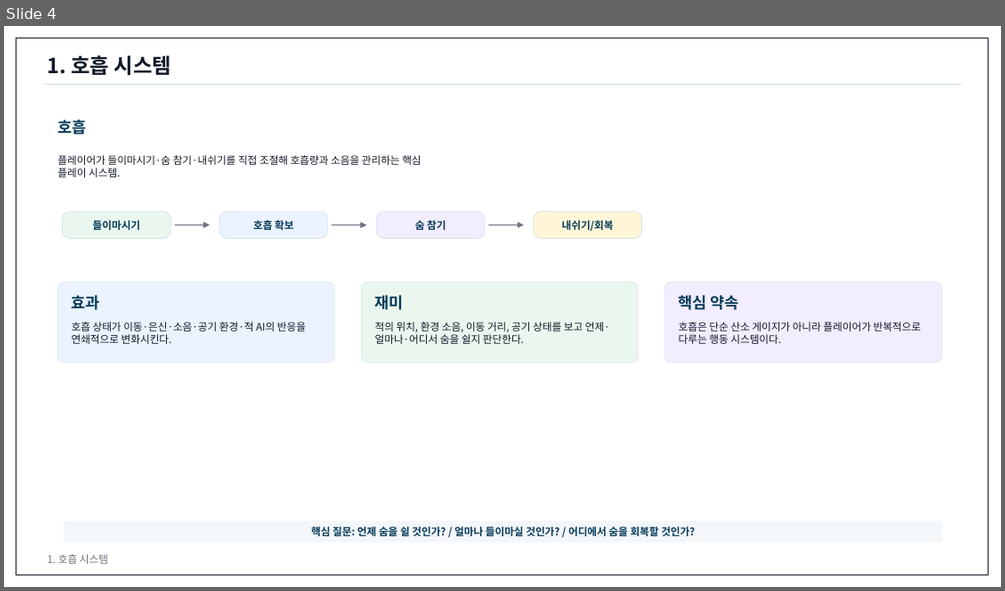
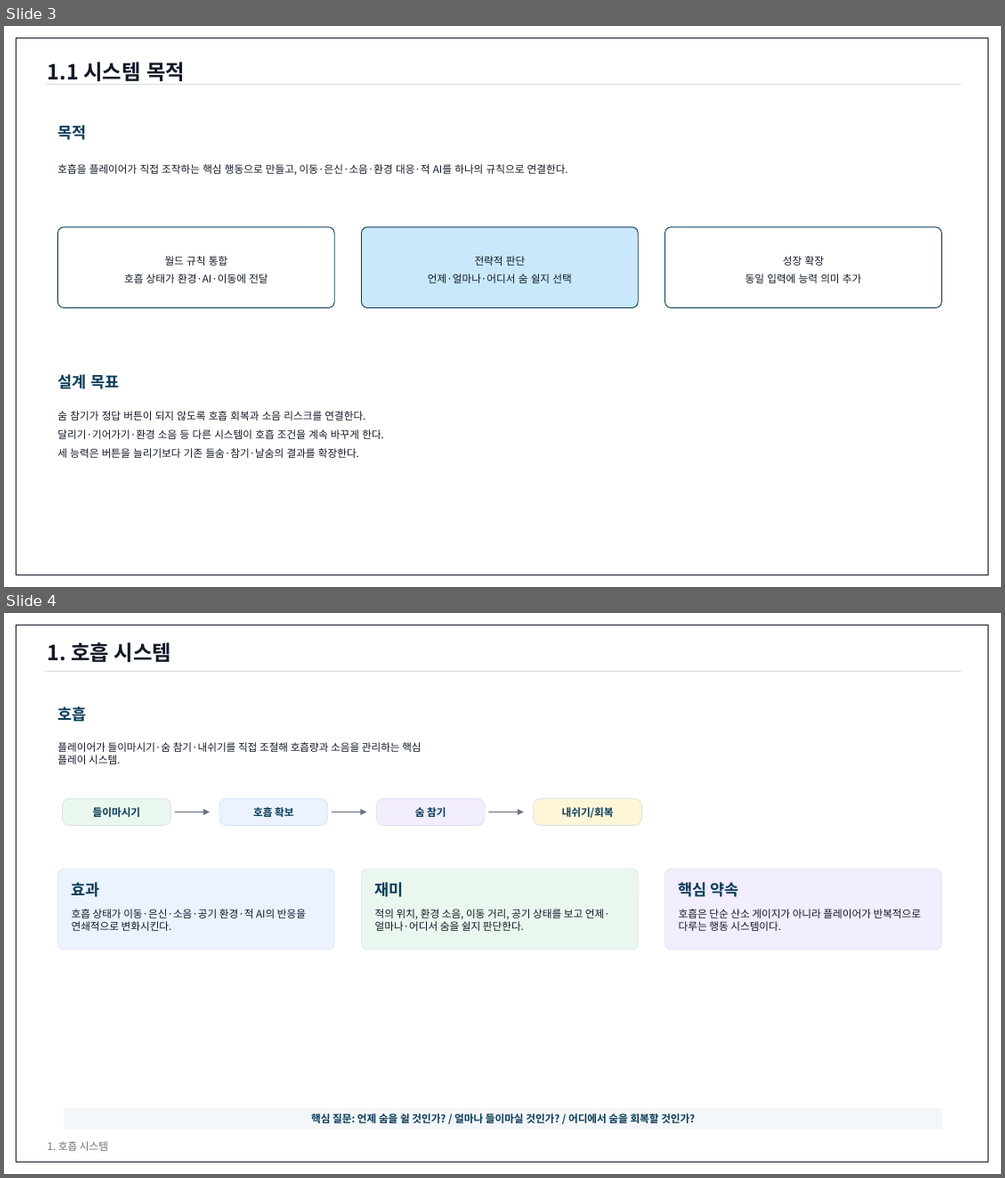
Before and after one commit to ysooj/Gihoek_8, a slide deck: [작업 중] 호흡 시스템 기획문서.pptx. Shown one above the other, each under a label of ours: slide 4 before the commit, slides 3 and 4 after it. The pictures are 1005x591 and 1005x1178 pixels, drawn with LibreOffice and Linux fonts; fonts in the diff are those of the drawing. Boxes give left, top, right and bottom in pixels: in the first picture for what was removed or moved away, otherwise in the second. Text is boxed around its words. In the diff, an @@ line names an element or a change of style, - is before the commit and + after.

```diff
--- a/[작업 중] 호흡 시스템 기획문서.pptx
+++ b/[작업 중] 호흡 시스템 기획문서.pptx
@@ slide 3 added at bbox=[4, 26, 1001, 587], background #FFFFFF @@
@@ rectangle added at bbox=[16, 38, 988, 575], outline #111827 1 pt @@
@@ text added at bbox=[48, 62, 185, 81], 20 pt, text #111827, bold @@
+1.1 시스템 목적
@@ line added from (45, 85) to (961, 85), #D7E0E8 1 pt @@
@@ text added at bbox=[58, 125, 87, 140], 15 pt, text #073B5A, bold @@
+목적
@@ text added at bbox=[57, 164, 568, 175], 10 pt, text #111827 @@
+호흡을 플레이어가 직접 조작하는 핵심 행동으로 만들고, 이동·은신·소음·환경 대응·적 AI를 하나의 규칙으로 연결한다.
@@ rounded rectangle added at bbox=[57, 227, 334, 308], outline #073B5A 0.8 pt @@
@@ rounded rectangle added at bbox=[362, 227, 638, 308], fill #C9E8FB, outline #073B5A 0.8 pt @@
@@ rounded rectangle added at bbox=[665, 227, 942, 308], outline #073B5A 0.8 pt @@
@@ text added at bbox=[124, 256, 267, 283], 10 pt, text #111827 @@
+월드 규칙 통합
+호흡 상태가 환경·AI·이동에 전달
@@ text added at bbox=[428, 256, 571, 283], 10 pt, text #111827 @@
+전략적 판단
+언제·얼마나·어디서 숨 쉴지 선택
@@ text added at bbox=[745, 256, 861, 283], 10 pt, text #111827 @@
+성장 확장
+동일 입력에 능력 의미 추가
@@ text added at bbox=[58, 374, 120, 389], 15 pt, text #073B5A, bold @@
+설계 목표
@@ text added at bbox=[57, 410, 383, 458], 10 pt, text #111827 @@
+숨 참기가 정답 버튼이 되지 않도록 호흡 회복과 소음 리스크를 연결한다.
+달리기·기어가기·환경 소음 등 다른 시스템이 호흡 조건을 계속 바꾸게 한다.
+세 능력은 버튼을 늘리기보다 기존 들숨·참기·날숨의 결과를 확장한다.
```
Also in this commit, not shown: 3 slides changed, 1 slide removed.
